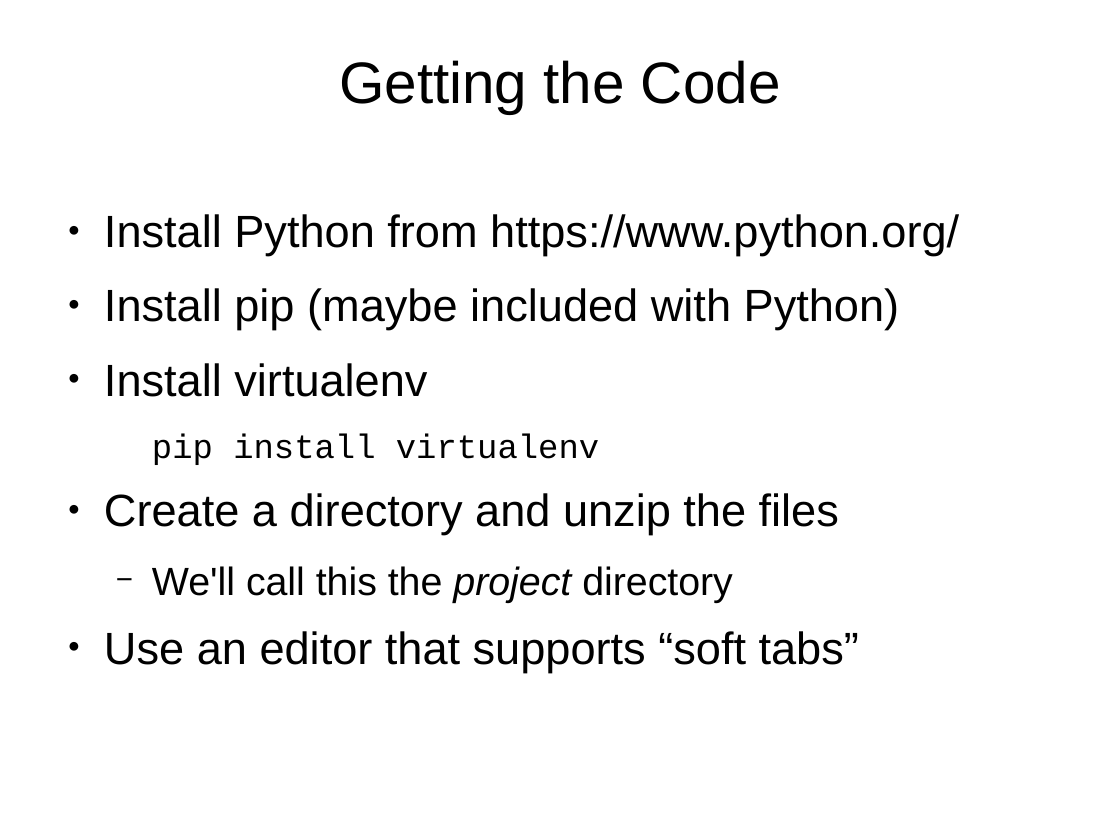
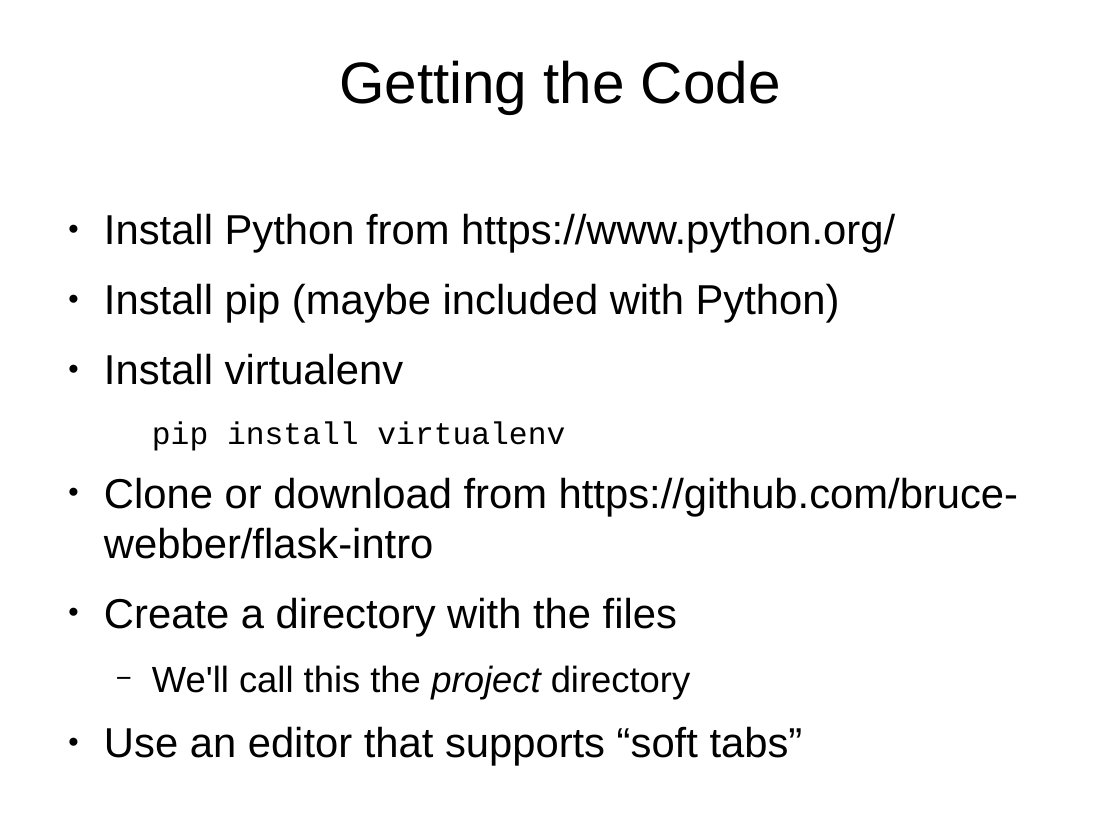
Before and after one commit to bruce-webber/flask-intro, a slide deck: slide 4 of docs/IntroductionToFlask.odp. Drawn at 1120x840 pixels with LibreOffice and Linux fonts; fonts in the diff are those of the drawing; background and template pictures are left out. Boxes give left, top, right and bottom in pixels: in the first picture for what was removed or moved away, otherwise in the second. Text is boxed around its words. In the diff, an @@ line names an element or a change of style, - is before the commit and + after.

Commit message:
Updated slides with URL to the Github repository.

```diff
--- a/docs/IntroductionToFlask.odp
+++ b/docs/IntroductionToFlask.odp
@@ text at [104, 213, 895, 766]: size 32 to 29.6 pt in "Install Python from https://www.python.org/", "Install pip (maybe included with Python)", "Install virtualenv", "Use an editor that supports “soft tabs”"; size 24 to 22.2 pt in "pip install virtualenv"; size 27.9 to 25.8 pt in "We'll call this the project directory" @@
@@ text at [104, 477, 1018, 636]: text changed; size 32 to 29.6 pt @@
-● Create a directory and unzip the files
+● Clone or download from https://github.com/bruce-webber/flask-intro
+● Create a directory with the files
```
Also in this commit, not shown: 1 other file.
